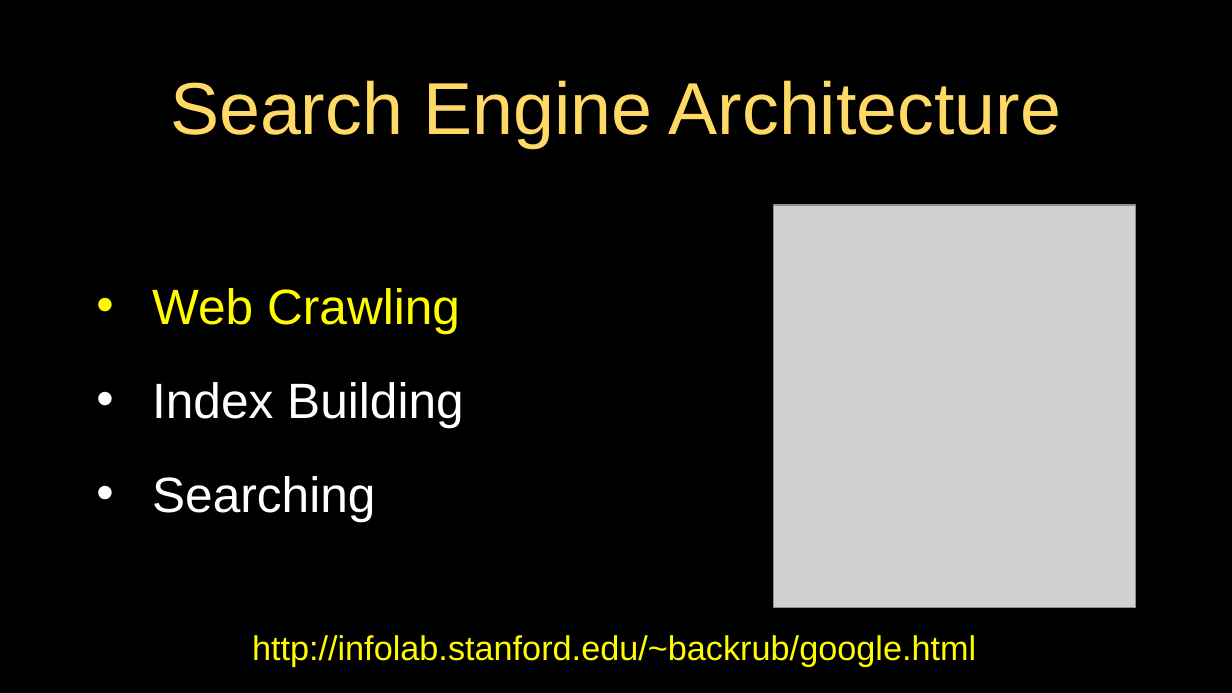
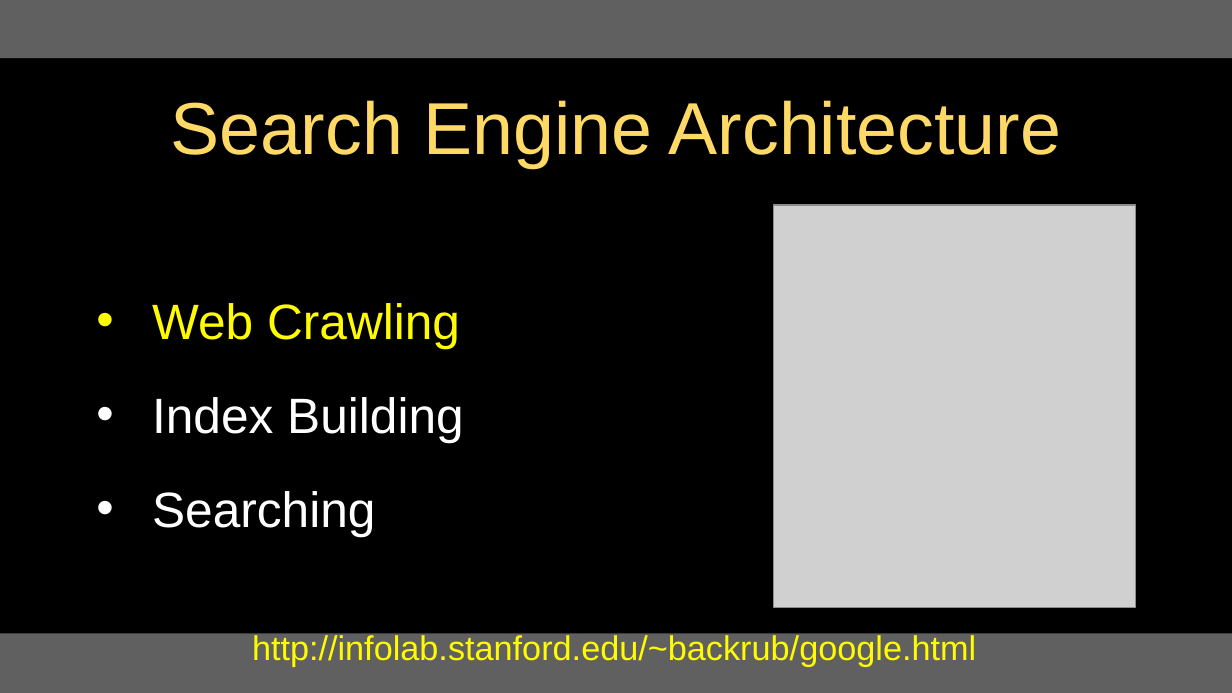
Before and after one commit to csev/py4e, a slide deck: slide 8 of lectures3/Pythonlearn-16-Data-Viz.pptx. Drawn at 1232x693 pixels with LibreOffice and Linux fonts; fonts in the diff are those of the drawing; grey boxes stand for pictures. Boxes give left, top, right and bottom in pixels: in the first picture for what was removed or moved away, otherwise in the second. Text is boxed around its words. In the diff, an @@ line names an element or a change of style, - is before the commit and + after.

```diff
--- a/lectures3/Pythonlearn-16-Data-Viz.pptx
+++ b/lectures3/Pythonlearn-16-Data-Viz.pptx
@@ rectangle added at (0,0,1232,58), fill #606060 @@
@@ title "Search Engine Architecture": place and size @@
-title "Search Engine Architecture" at (170,80,1061,148)
+title "Search Engine Architecture" at (170,100,1061,168)
@@ text "Web Crawling": place and size @@
-text "Web Crawling" at (152,288,464,521)
+text "Web Crawling" at (152,303,464,536)
@@ rectangle added at (0,633,1232,692), fill #606060 @@
```
Also in this commit, not shown: 18 other slides changed, 14 other files.
